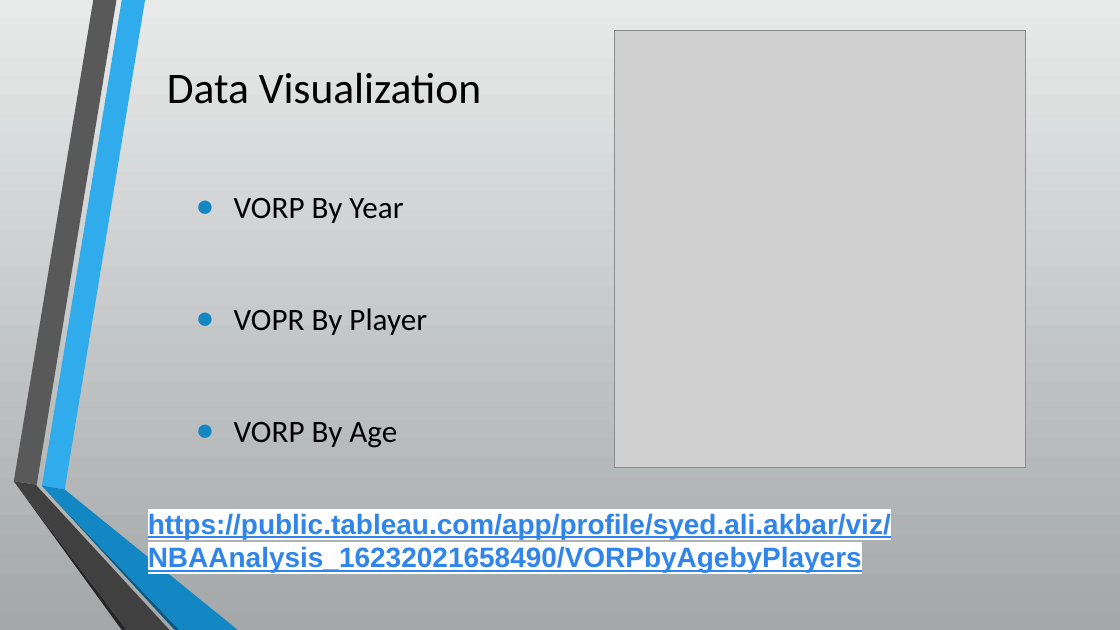
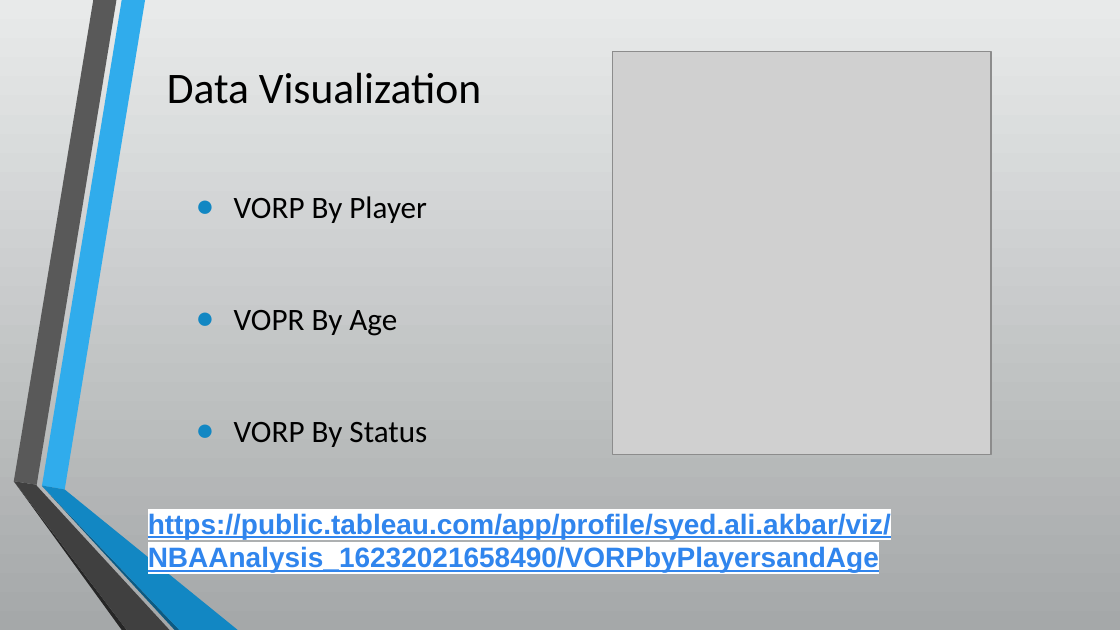
Before and after one commit to joshb738/NBA_Player_Analysis, a slide deck: slide 9 of Visualization/NBA_PLAYER_ANALYSIS.pptx. Drawn at 1120x630 pixels with LibreOffice and Linux fonts; fonts in the diff are those of the drawing; grey boxes stand for pictures. Boxes give left, top, right and bottom in pixels: in the first picture for what was removed or moved away, otherwise in the second. Text is boxed around its words. In the diff, an @@ line names an element or a change of style, - is before the commit and + after.

Commit message:
Updating presentation slides

```diff
--- a/Visualization/NBA_PLAYER_ANALYSIS.pptx
+++ b/Visualization/NBA_PLAYER_ANALYSIS.pptx
@@ picture: place and size @@
-picture at box(615, 30, 1026, 468)
+picture at box(613, 52, 991, 455)
@@ text at box(234, 196, 427, 447): text changed @@
-● VORP By Year
-● VOPR By Player
-● VORP By Age
+● VORP By Player
+● VOPR By Age
+● VORP By Status
@@ text at box(148, 513, 891, 572): text changed @@
-https://public.tableau.com/app/profile/syed.ali.akbar/viz/NBAAnalysis_16232021658490/VORPbyAgebyPlayers
+https://public.tableau.com/app/profile/syed.ali.akbar/viz/NBAAnalysis_16232021658490/VORPbyPlayersandAge
```
Also in this commit, not shown: 1 other file.
